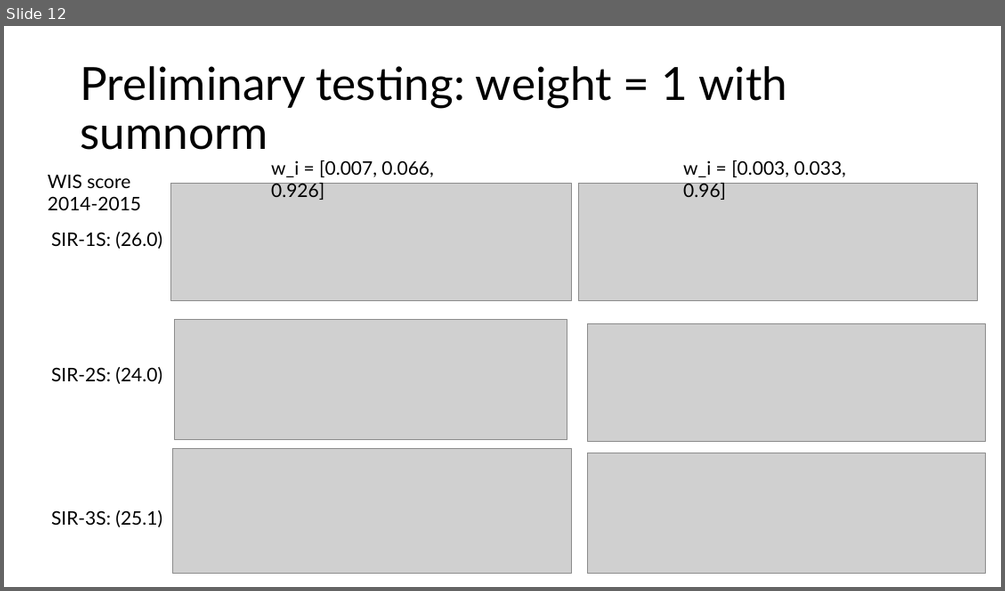
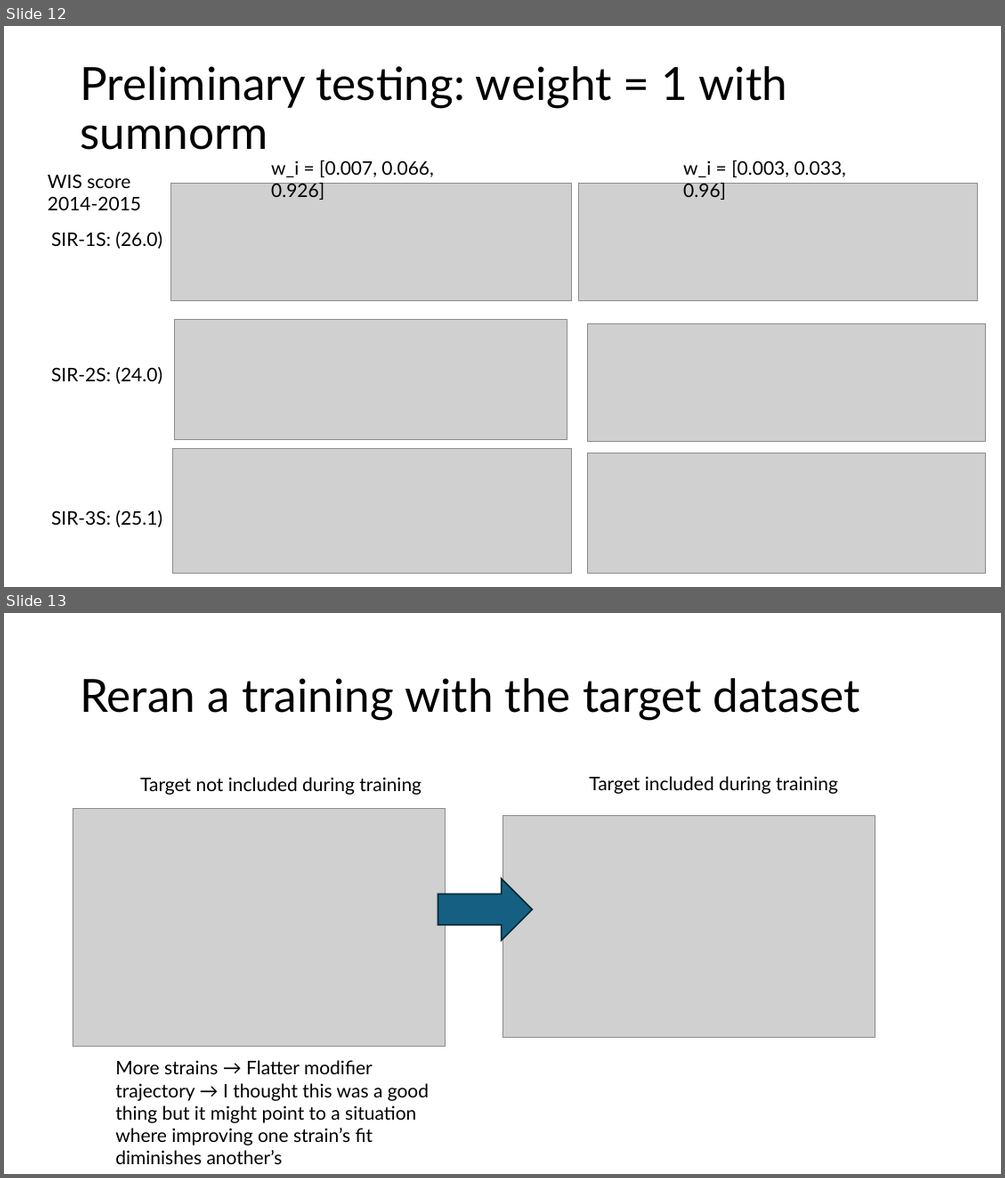
Before and after one commit to twallema/JHU-Cornell_hierarchSIR, a slide deck: scripts/manuscript/update_202508xx.pptx. Shown one above the other, each under a label of ours: slide 12 before the commit, slides 12 and 13 after it. The pictures are 1005x591 and 1005x1178 pixels, drawn with LibreOffice and Linux fonts; fonts in the diff are those of the drawing; grey boxes stand for pictures. Boxes give left, top, right and bottom in pixels: in the first picture for what was removed or moved away, otherwise in the second. Text is boxed around its words. In the diff, an @@ line names an element or a change of style, - is before the commit and + after.

Commit message:
ppt slides

```diff
--- a/scripts/manuscript/update_202508xx.pptx
+++ b/scripts/manuscript/update_202508xx.pptx
@@ slide 13 added at [4,613,1001,1174], background #FFFFFF @@
@@ title added at [80,678,860,720], 44 pt, text #000000 @@
+Reran a training with the target dataset
@@ text added at [140,777,421,795], 18 pt, text #000000 @@
+Target not included during training
@@ text added at [589,776,838,794], 18 pt, text #000000 @@
+Target included during training
@@ picture added at [73,808,445,1046] @@
@@ picture added at [502,815,875,1037] @@
@@ right arrow added at [437,878,532,940], fill #156082, outline #092A39 1.5 pt @@
@@ text added at [115,1060,429,1164], 18 pt, text #000000 @@
+More strains → Flatter modifier trajectory → I thought this was a good thing but it might point to a situation where improving one strain’s fit diminishes another’s
```
